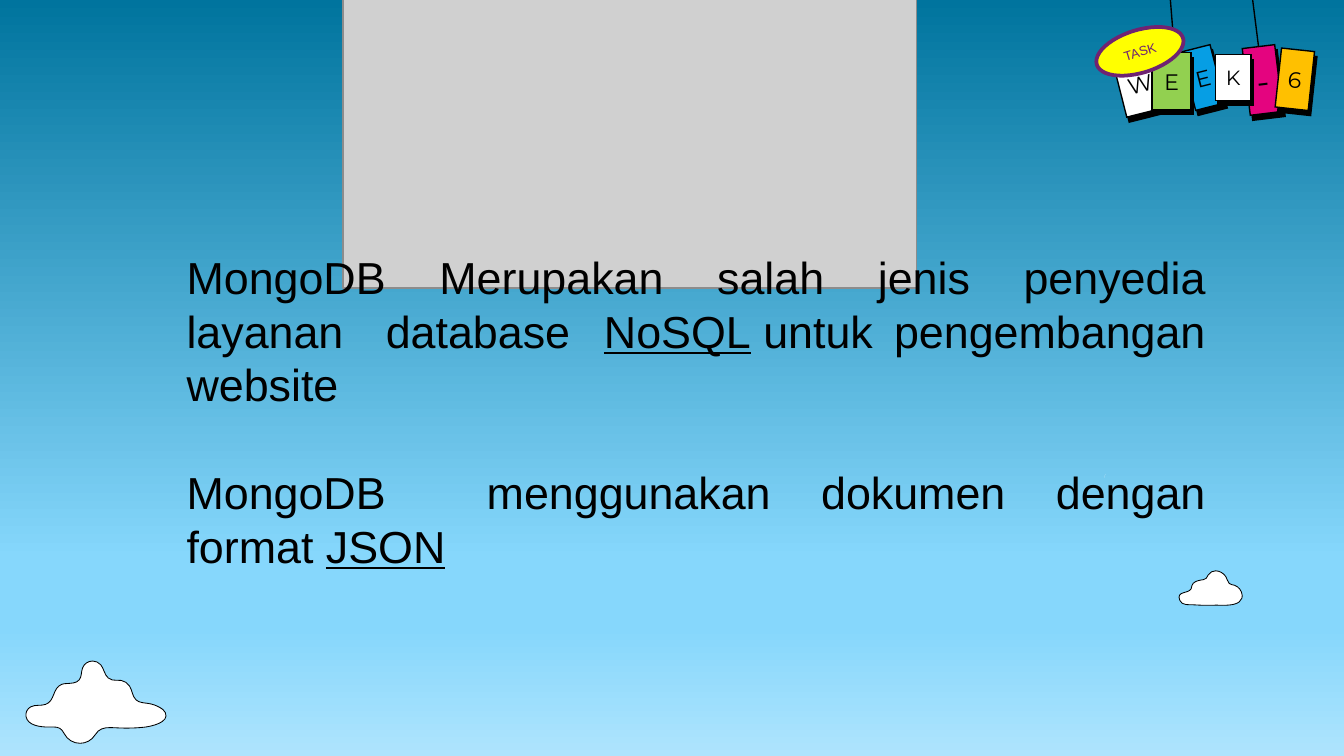
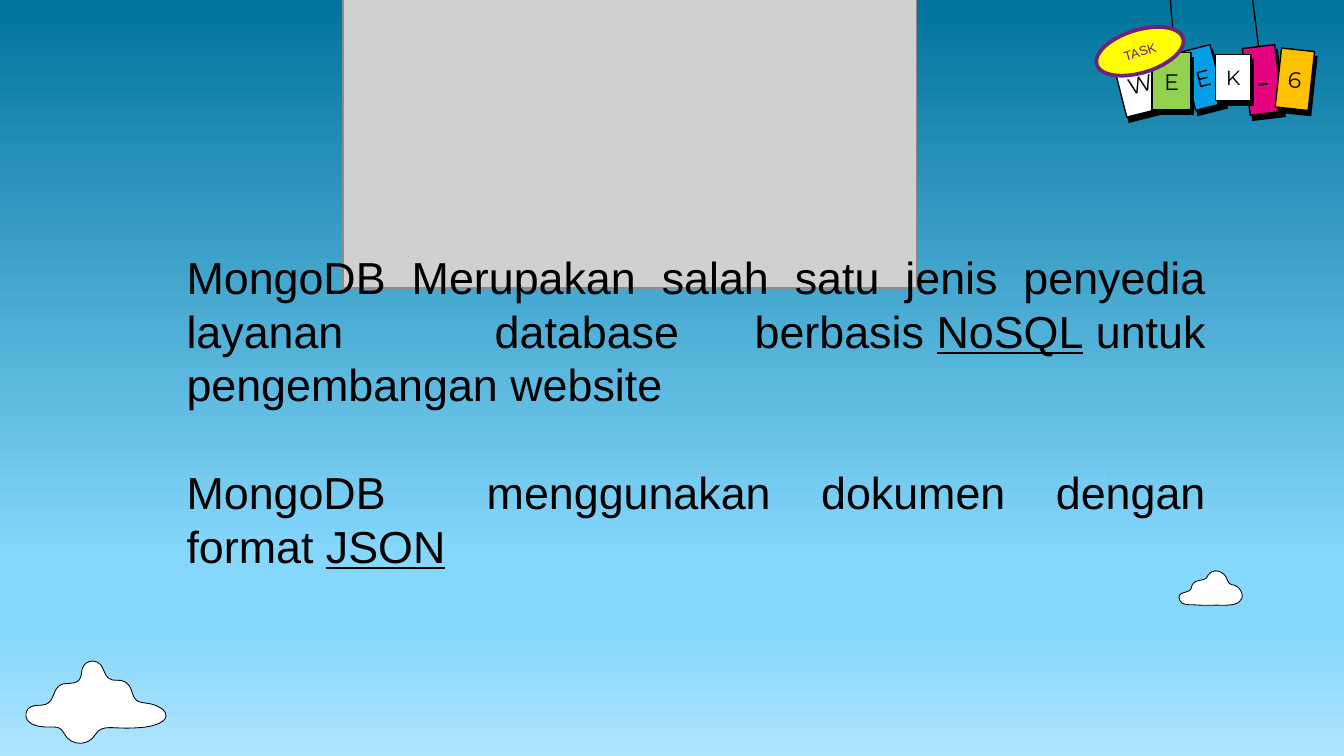
Before and after one commit to hendris27/fw15-backend, a slide deck: slide 6 of Slide/slide week-6.pptx. Drawn at 1344x756 pixels with LibreOffice and Linux fonts; fonts in the diff are those of the drawing; grey boxes stand for pictures. Boxes give left, top, right and bottom in pixels: in the first picture for what was removed or moved away, otherwise in the second. Text is boxed around its words. In the diff, an @@ line names an element or a change of style, - is before the commit and + after.

```diff
--- a/Slide/slide week-6.pptx
+++ b/Slide/slide week-6.pptx
@@ text at [187, 259, 1206, 410]: text changed @@
-MongoDB Merupakan salah jenis penyedia layanan database NoSQL untuk pengembangan website
+MongoDB Merupakan salah satu jenis penyedia layanan database berbasis NoSQL untuk pengembangan website
```
Also in this commit, not shown: 44 other files.
